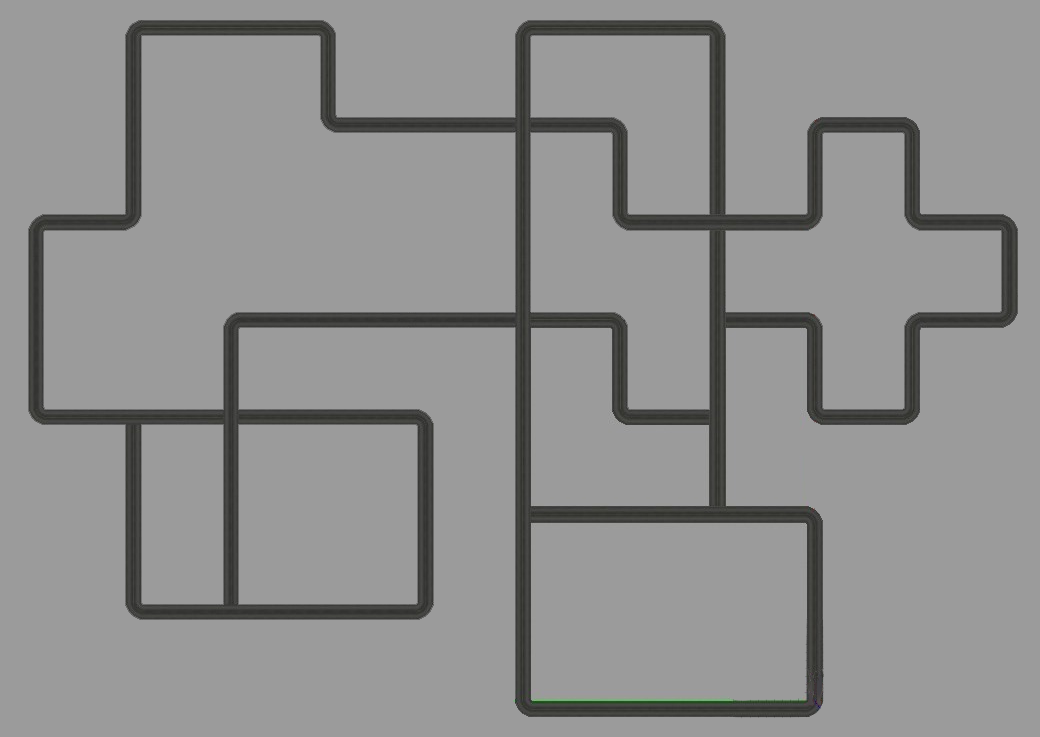
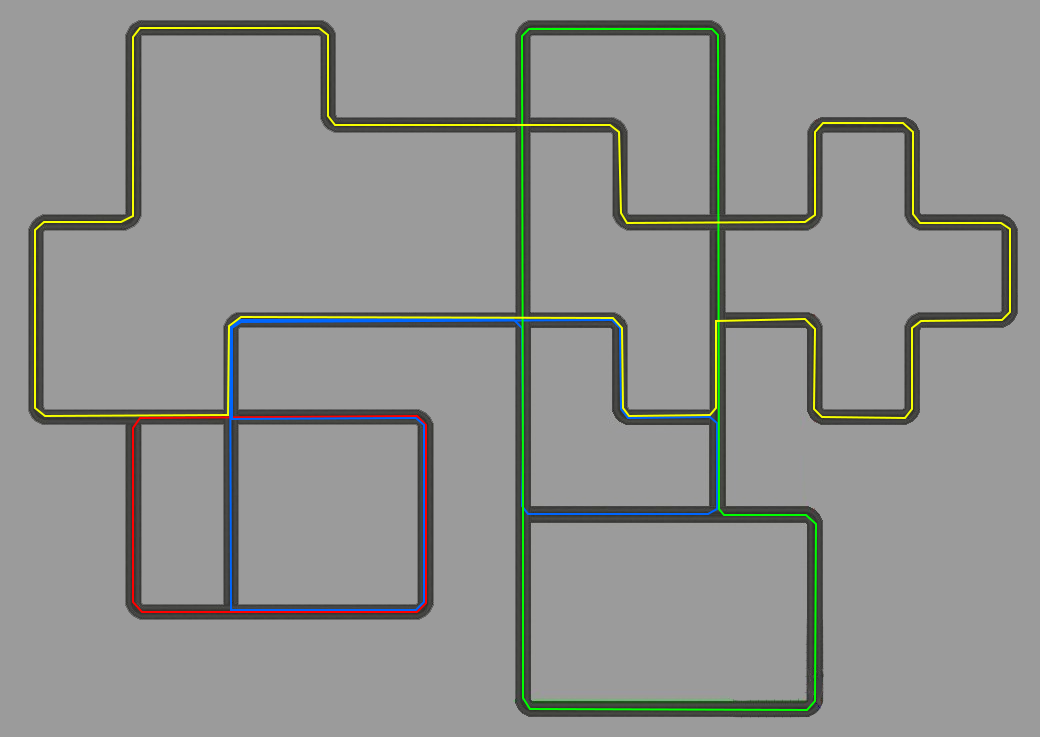
Layer changes from the first 1040 x 737 image to the second:
added layer "Shape 4" above "Shape 3" over bbox(34, 27, 1011, 419)
added layer "Shape 3" above "Shape 2" over bbox(521, 28, 817, 711)
added layer "Shape 2" above "Shape 1" over bbox(229, 318, 718, 611)
added layer "Shape 1" above "Layer 1" over bbox(132, 415, 427, 613)
